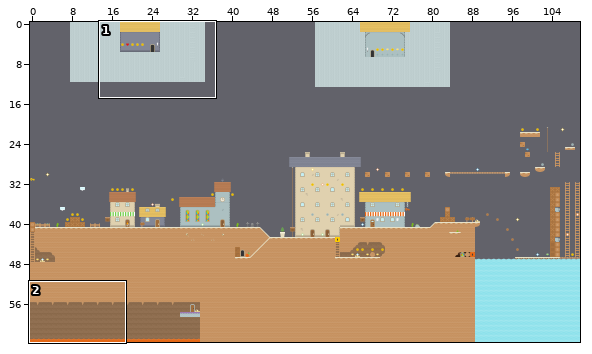
Level history. Tiled map: assets/tilesmap/level-2.tmx. The picture above shows the old version from afar; the outline marks the close-up.
Close-up. As it was:
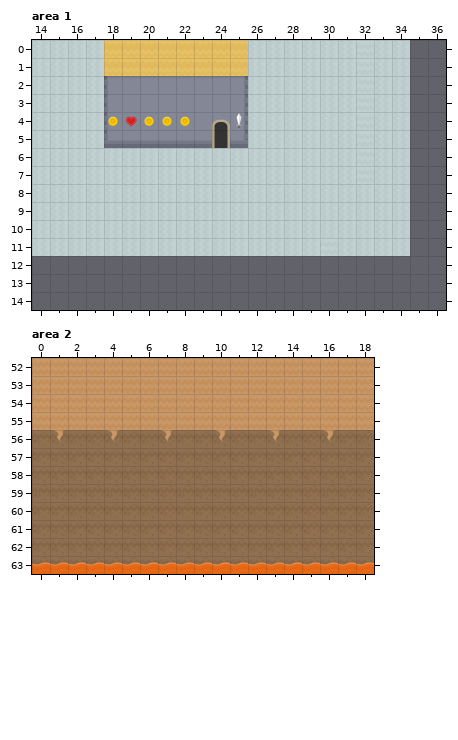
Cells are 64x64 px. Shown: area 1 x 14..36, y 0..14; area 2 x 0..18, y 52..63. The commit also changed other parts of the map, which this record leaves out.
After:
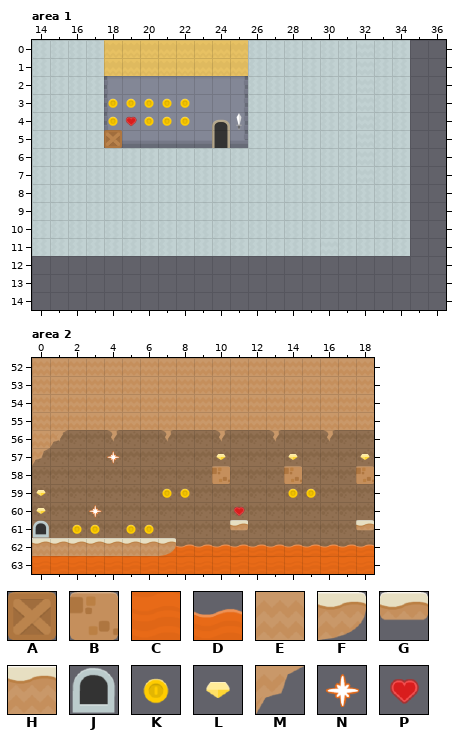
Key: from "world-spritesheet": A 1, B 15, C 80, D 82, E 96, F 100, G 102, H 111, J 155, K 541, L 559, M 596, N 610, P 651.
_ is an empty cell.
The edit:
Layer "blocs", area 1:
The edit adds tile A in row 5 at x 18.
Layer "game", area 1:
The edit adds tile K in row 3 at x 18 to 22.
Layer "back", area 2:
The edit adds tile D in row 62 at x 7 to 18.
The edit adds tile J in row 61 at x 0.
The edit erases tile D in row 63 at x 0 to 18.
Layer "blocs", area 2:
The edit adds tile E in row 56 at x 0.
The edit adds tile F in row 62 at x 7.
The edit adds tile H in row 62 at x 0 to 6.
The edit adds tile M in row 56 at x 1; in row 57 at x 0.
Layer "game", area 2:
The edit adds tile B in row 58 at x 10, 14 and 18.
The edit adds tile G in row 61 at x 11 and 18.
The edit adds tile K in row 59 at x 7 to 8 and 14 to 15; in row 61 at x 2 to 3 and 5 to 6.
The edit adds tile L in row 57 at x 10, 14 and 18; in rows 59 to 60 at x 0.
The edit adds tile N in row 57 at x 4; in row 60 at x 3.
The edit adds tile P in row 60 at x 11.
Layer "front", area 2:
The edit adds tile C in row 63 at x 0 to 18.
